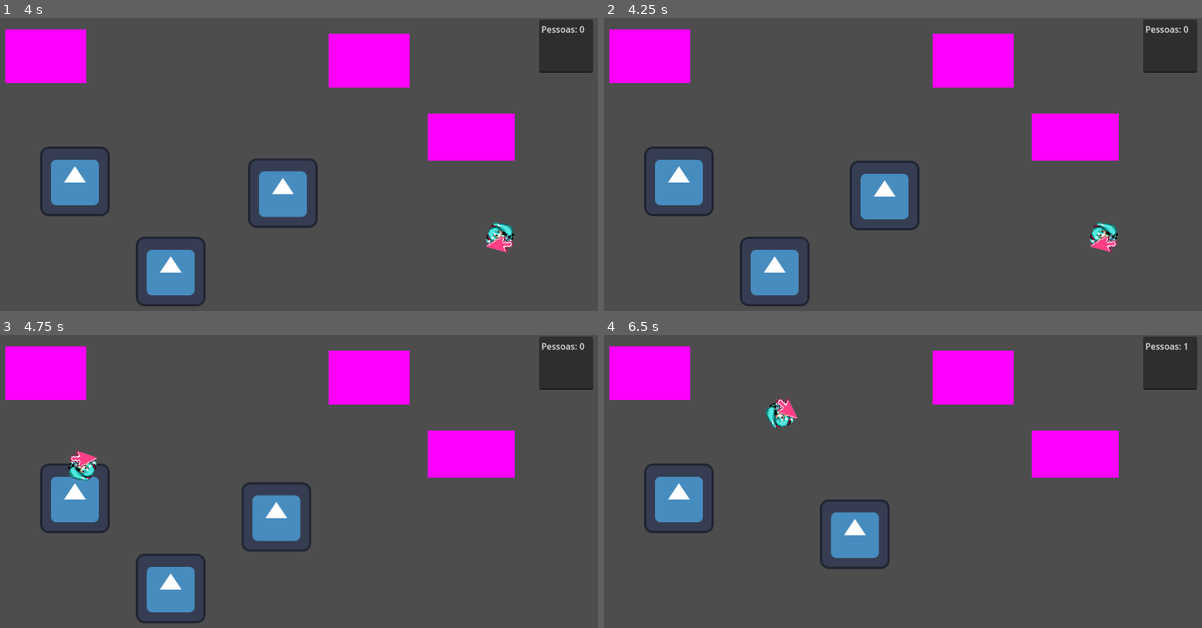
Above: before the commit, frames 1-4 (two rows, left to right).
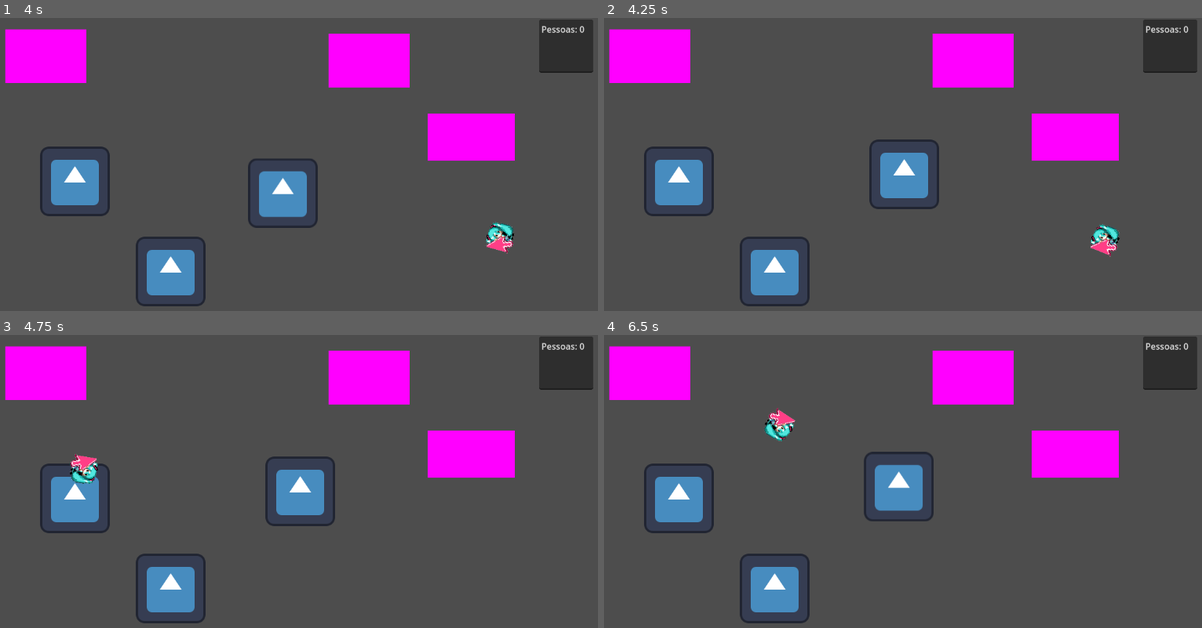
Above: after the commit, the same moments.

Repository: Pedro19082000/GlobalGameJam
Game: Godot game, scene res://cenas/fases/teste.tscn
Same seed, same stepped clock (60 frames per second), same inputs: the game is played once before the commit and once after it. The engine's default icon, where the game draws it, is replaced by a stand-in: a white triangle on a blue panel in a dark square.
Inputs (mouse positions are in pixels of both pictures, inside the frame that each line leads up to):
- Up to frame 1 (4 s): tap Enter at 0.5 s; move the mouse to (299, 173) at 0.52 s; click (299, 173) at 0.67 s; tap R (reset, bound only after the commit) at 1.25, 2 s; move the mouse to (167, 211) at 1.27 s; click (167, 211) at 1.42 s; move the mouse to (352, 117) at 2.02 s; click (352, 117) at 2.17 s; move the mouse to (263, 264) at 2.77 s; click (263, 264) at 2.92 s; move the mouse to (478, 246) at 3.52 s; click (478, 246) at 3.67 s
- Up to frame 2 (4.25 s): tap R (reset, bound only after the commit) at 4.15 s
- Up to frame 3 (4.75 s): move the mouse to (101, 458) at 4.27 s; click (101, 458) at 4.42 s
- Up to frame 4 (6.5 s): move the mouse to (926, 510) at 5.02 s; click (926, 510) at 5.17 s; move the mouse to (801, 422) at 5.77 s; click (801, 422) at 5.92 s

Frame 1 is identical in both runs. In frame 2, 2.6% of the frame differs, in the area x 41-87%, y 41-82%; in frame 3, 2.9%; in frame 4, 5.4%, in the area x 22-98%, y 2-99%.

Commit message:
Diminuir e aumentar bolha

Diff:
--- a/cenas/fases/teste.tscn
+++ b/cenas/fases/teste.tscn
@@ -53,6 +53,7 @@
 
 [node name="StaticBody2D2" parent="." instance=ExtResource("4_6g7sh")]
 position = Vector2(906, 220)
+wind_force = 2.5
 
 [node name="Area2D" parent="." instance=ExtResource("4_7pj8c")]
 position = Vector2(354, 467)
--- a/project.godot
+++ b/project.godot
@@ -29,6 +29,11 @@
 "events": [Object(InputEventMouseButton,"resource_local_to_scene":false,"resource_name":"","device":-1,"window_id":0,"a …(253 unchanged characters)…
 ]
 }
+reset={
+"deadzone": 0.5,
+"events": [null, Object(InputEventKey,"resource_local_to_scene":false,"resource_name":"","device":-1,"window_id":0,"alt_pressed":false,"shift_pressed":false,"ctrl_pressed":false,"meta_pressed":false,"pressed":false,"keycode":0,"physical_keycode":82,"key_label":0,"unicode":114,"location":0,"echo":false,"script":null)
+]
+}
 
 [physics]
 
--- a/scripts/personagem_bolha.gd
+++ b/scripts/personagem_bolha.gd
@@ -2,6 +2,8 @@
 
 var teste = Vector2(0, 0)
 var velocidade = -0.05
+
+var pessoas_incial = PlayerVariaveis.pessoas
 
 var entrou = false
 # Called when the node enters the scene tree for the first time.
@@ -12,6 +14,15 @@
 		assoprar()
 	PlayerVariaveis.coords = $".".position
 
+	if pessoas_incial < PlayerVariaveis.pessoas:
+		pessoas_incial = PlayerVariaveis.pessoas
+		aumentar()
+
+
+func aumentar():
+	$CollisionShape2D.scale = $CollisionShape2D.scale + Vector2(1, 1)
+	$Raio_da_bolha.scale = $Raio_da_bolha.scale + Vector2(0.5,0.5)
+	$Sprite2D.scale = $Sprite2D.scale + Vector2(1, 1)
 func assoprar():
 	var mouse = get_viewport( ).get_mouse_position()
 	var player = $".".position
--- a/scripts/teste.gd
+++ b/scripts/teste.gd
@@ -4,3 +4,6 @@
 
 func _process(delta: float) -> void:
 	$TextEdit.text = "Pessoas: %d" % PlayerVariaveis.pessoas
+
+	if Input.is_action_just_pressed("reset"):
+		get_tree().reload_current_scene()
Not shown: 1 places in cenas/fases/teste.tscn that only renumber resources
